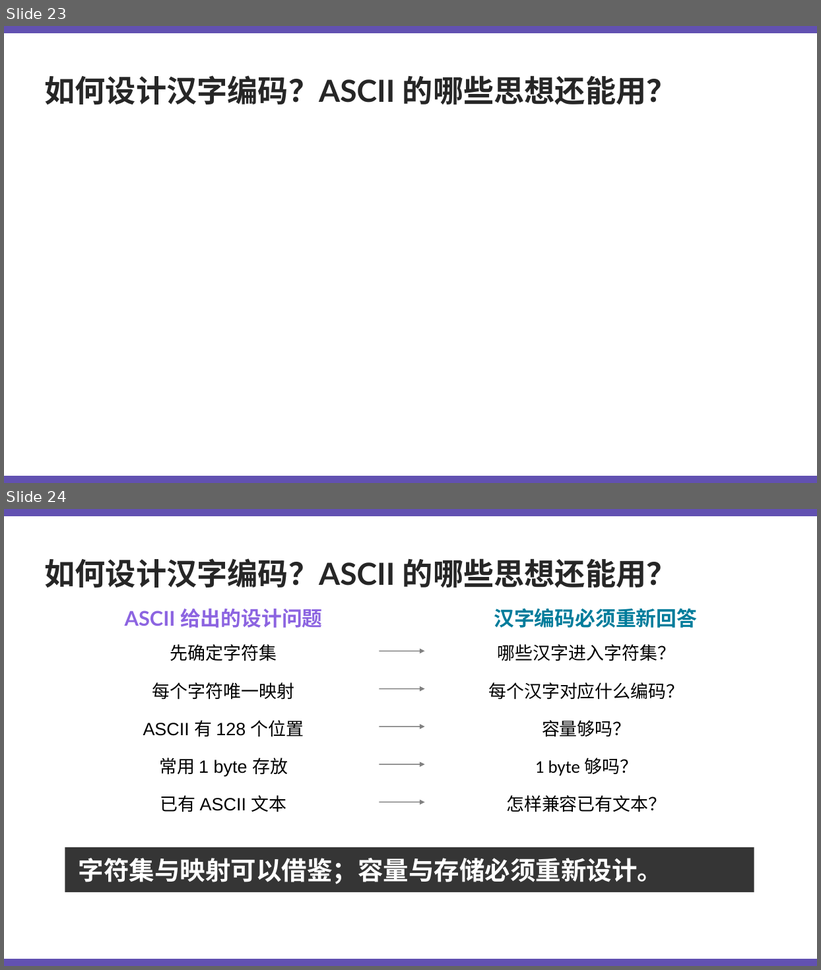
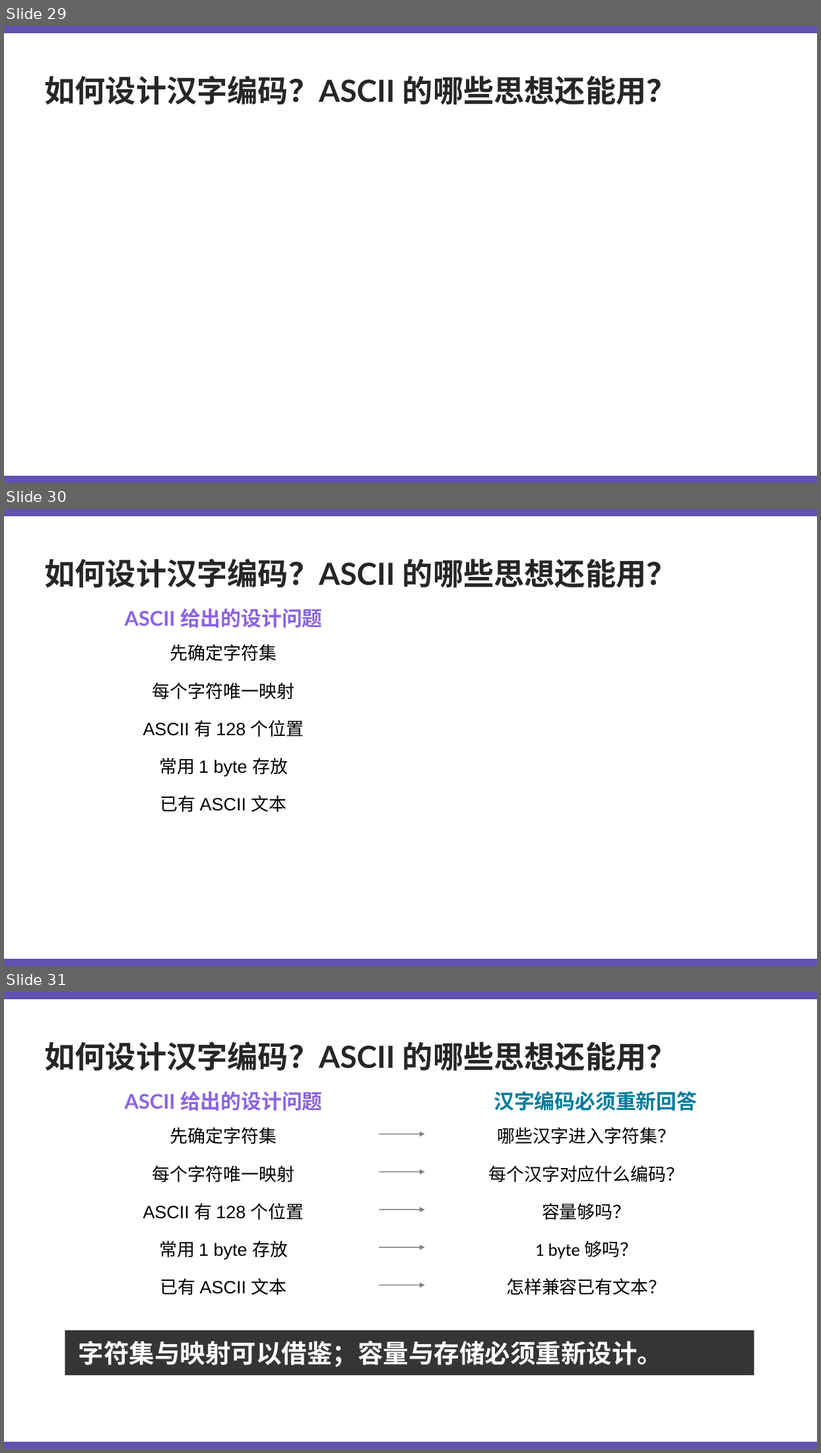
Before and after one commit to Kunonepeng/shtick, a slide deck: 1-2-encoding/1-2-3-character-encoding/1-2-3-character-encoding-v6-2.pptx. Shown one above the other, each under a label of ours: slides 23 and 24 before the commit, slides 29, 30 and 31 after it. The pictures are 821x970 and 821x1453 pixels, drawn with LibreOffice and Linux fonts; fonts in the diff are those of the drawing. Boxes give left, top, right and bottom in pixels: in the first picture for what was removed or moved away, otherwise in the second. Text is boxed around its words. In the diff, an @@ line names an element or a change of style, - is before the commit and + after.

```diff
--- a/1-2-encoding/1-2-3-character-encoding/1-2-3-character-encoding-v6-2.pptx
+++ b/1-2-encoding/1-2-3-character-encoding/1-2-3-character-encoding-v6-2.pptx
@@ slide 30 added at [4, 509, 817, 966], background #FFFFFF @@
@@ rectangle added at [4, 509, 817, 516], fill #6251B1, outline #6251B1 0 pt @@
@@ text added at [44, 559, 677, 588], 36 pt, text #262626, bold @@
+如何设计汉字编码？ASCII 的哪些思想还能用？
@@ text added at [125, 609, 323, 628], 24 pt, text #8C64E1, bold @@
+ASCII 给出的设计问题
@@ text added at [170, 644, 277, 661], 21 pt, text #000000 @@
+先确定字符集
@@ text added at [152, 683, 295, 700], 21 pt, text #000000 @@
+每个字符唯一映射
@@ text added at [143, 720, 304, 737], 21 pt, text #000000 @@
+ASCII 有 128 个位置
@@ text added at [159, 758, 288, 776], 21 pt, text #000000 @@
+常用 1 byte 存放
@@ text added at [160, 795, 287, 812], 21 pt, text #000000 @@
+已有 ASCII 文本
@@ rectangle added at [4, 960, 817, 966], fill #6251B1, outline #6251B1 0 pt @@
@@ what was slide 23 is now slide 29 @@
@@ what was slide 24 is now slide 31 @@
```
Also in this commit, not shown: 5 slides changed, 6 other slides added, 1 other file.
